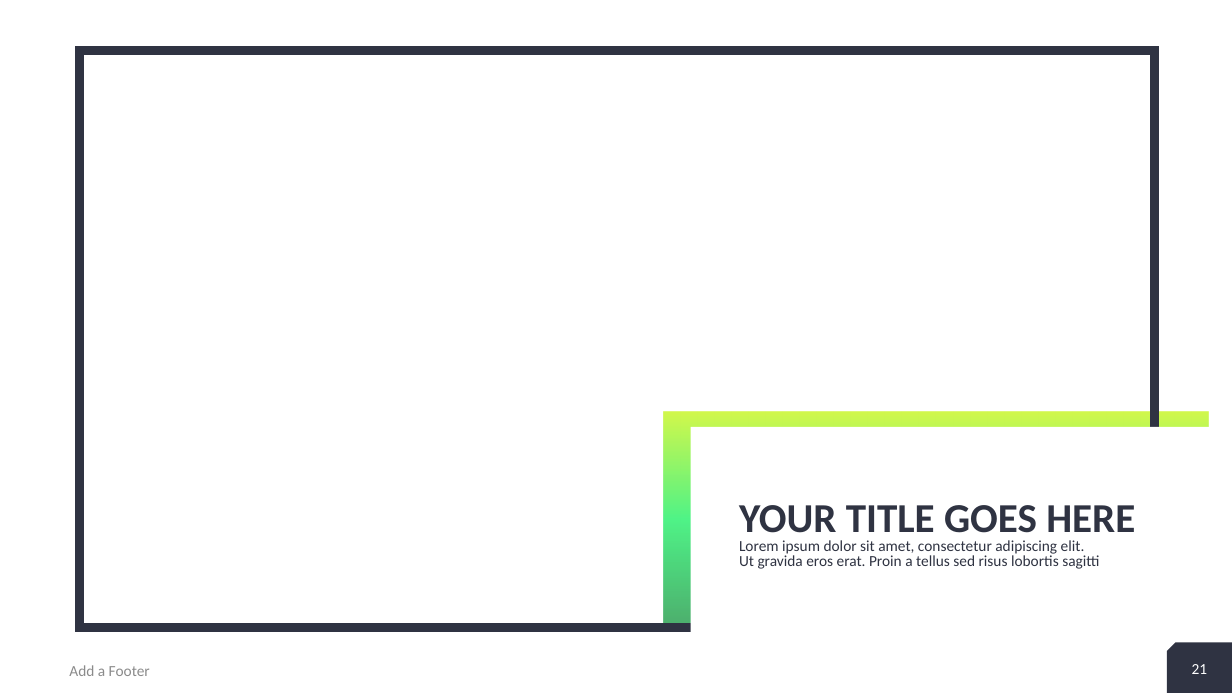
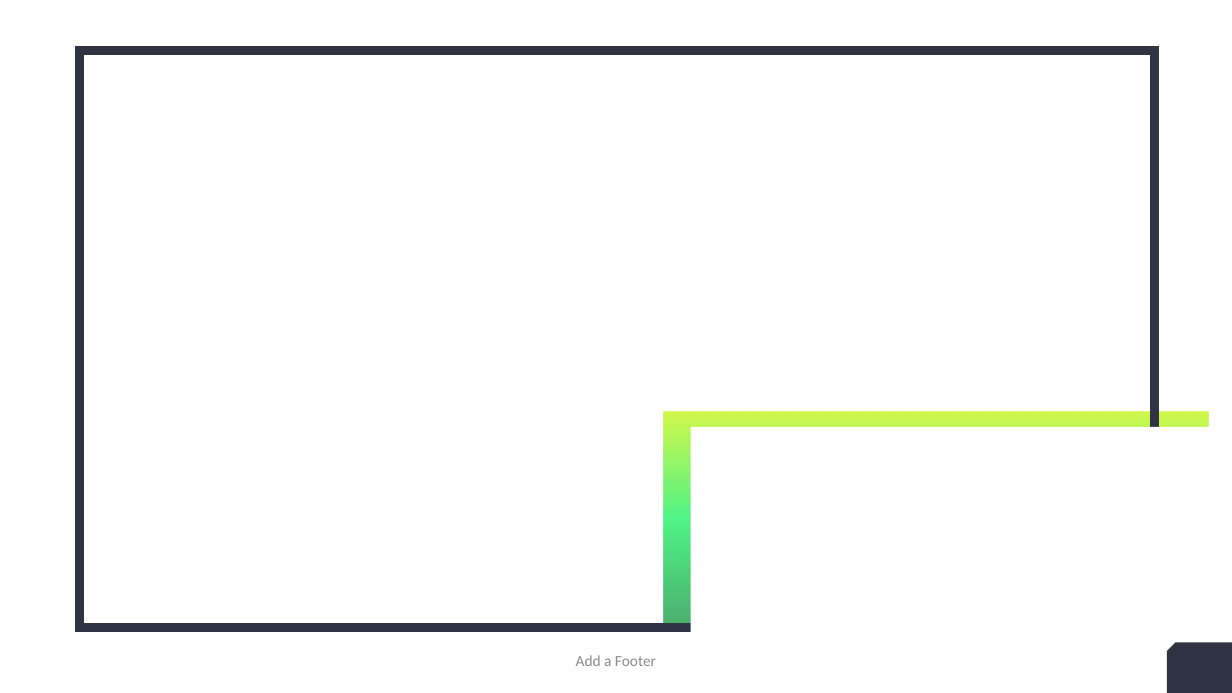
Before and after one commit to Kgross2/portfolio_suitability_application, a slide deck: slide 21 of admin/Portfolio_suitability_ presentationMon draft.pptx. Drawn at 1232x693 pixels with LibreOffice and Linux fonts; fonts in the diff are those of the drawing; background and template pictures are left out. Boxes give left, top, right and bottom in pixels: in the first picture for what was removed or moved away, otherwise in the second. Text is boxed around its words. In the diff, an @@ line names an element or a change of style, - is before the commit and + after.

```diff
--- a/admin/Portfolio_suitability_ presentationMon draft.pptx
+++ b/admin/Portfolio_suitability_ presentationMon draft.pptx
@@ title removed at <box>739,505,1135,569</box> @@
-YOUR TITLE GOES HERE
-Lorem ipsum dolor sit amet, consectetur adipiscing elit.
-Ut gravida eros erat. Proin a tellus sed risus lobortis sagitti
@@ text "Add a Footer": place and size @@
-text "Add a Footer" at <box>69,665,150,676</box>
+text "Add a Footer" at <box>576,655,656,666</box>
@@ text "Add a Footer" at <box>576,655,656,666</box>: alignment left to centre @@
@@ page number removed at <box>1192,664,1208,674</box> @@
-21
```
Also in this commit, not shown: 21 other slides changed, 19 other files.
